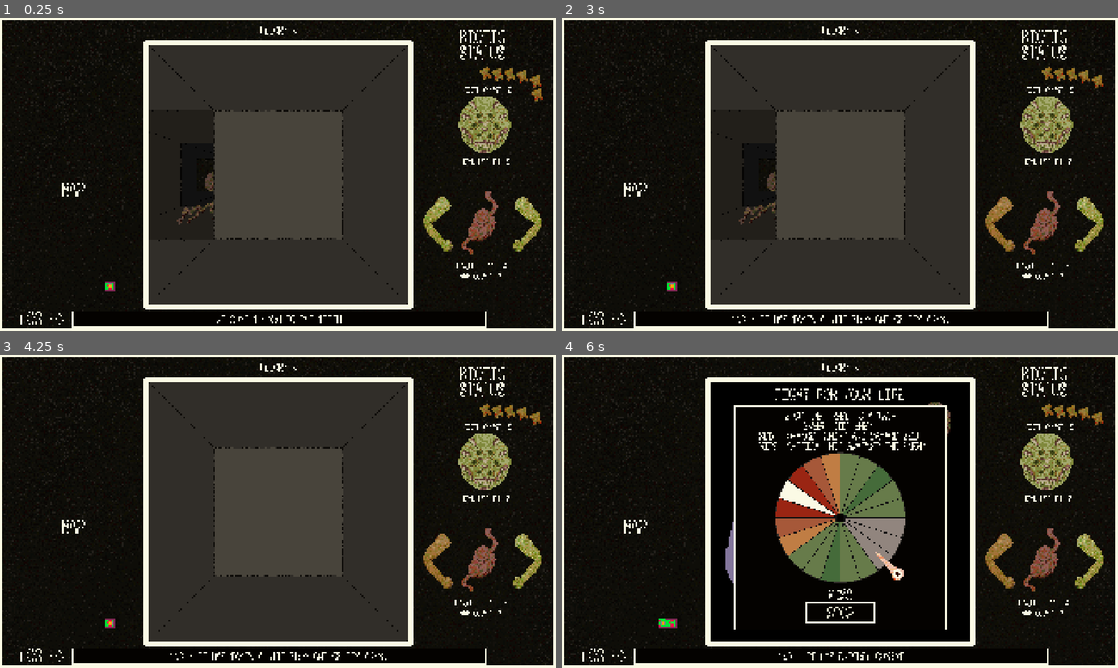
Above: before the commit, frames 1-4 (two rows, left to right).
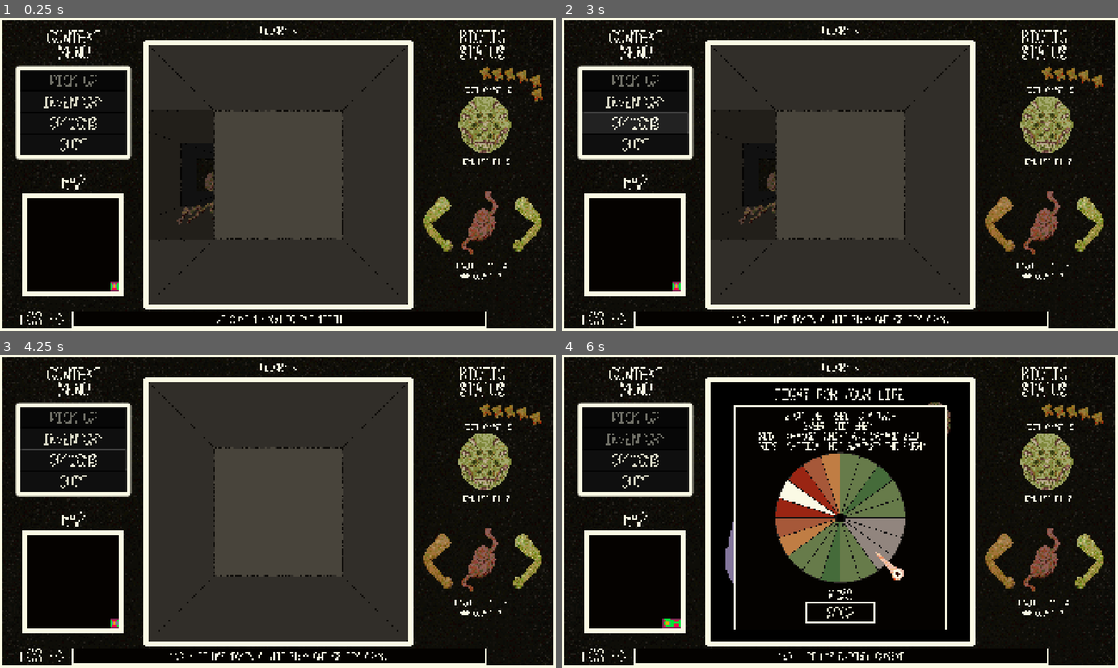
Above: after the commit, the same moments.

Repository: sym-z/arm-to-the-teeth
Game: Godot game, scene res://scenes/testing_level/testing_level.tscn
Same seed, same stepped clock (60 frames per second), same inputs: the game is played once before the commit and once after it. The project has no main scene, so this scene is started directly.
Inputs (mouse positions are in pixels of both pictures, inside the frame that each line leads up to):
- Up to frame 1 (0.25 s): no input
- Up to frame 2 (3 s): click "INVENTORY" at 0.5 s; click "EAT" at 1.25 s; click "BACK" at 2 s; click "OPTIONS" at 2.75 s
- Up to frame 3 (4.25 s): move the mouse to (400, 495) at 3.52 s; hold D (turn_right) from 3.53 s (still down); click (400, 495) at 3.67 s
- Up to frame 4 (6 s): move the mouse to (728, 527) at 4.27 s; release D (turn_right) at 4.28 s; hold S (move_back) 4.28-5 s; click (728, 527) at 4.42 s; click "ATTACK" at 5 s; click "SELECT HEAD" at 5.75 s

The runs differ from the first frame. In frame 1, 3.1% of the frame differs, in the area x 2-24%, y 3-89%; in frame 2, 4.1%; in frame 3, 3.2%; in frame 4, 3.2%.

Commit message:
Adding map border

Diff:
--- a/src/prefabs/ui/ui.tscn
+++ b/src/prefabs/ui/ui.tscn
@@ -394,6 +394,18 @@
 border_width_right = 4
 border_width_bottom = 4
 border_color = Color(0.984314, 0.980392, 0.898039, 1)
+
+[sub_resource type="StyleBoxFlat" id="StyleBoxFlat_b7xdf"]
+bg_color = Color(0.0196078, 0.00784314, 0, 1)
+border_width_left = 16
+border_width_top = 16
+border_width_right = 16
+border_width_bottom = 16
+border_color = Color(0.984314, 0.980392, 0.898039, 1)
+expand_margin_left = 16.0
+expand_margin_top = 16.0
+expand_margin_right = 16.0
+expand_margin_bottom = 16.0
 
 [node name="UI" type="CanvasLayer" node_paths=PackedStringArray("pickup_button", "inventory_button", "options_button",  …(392 unchanged characters)…
 script = ExtResource("1_gxjsb")
@@ -432,6 +444,7 @@
 root_ui = NodePath("..")
 
 [node name="Context Menu" type="CanvasLayer" parent="."]
+layer = 2
 
 [node name="Context Menu Header Container" type="MarginContainer" parent="Context Menu"]
 anchors_preset = 15
@@ -505,6 +518,7 @@
 text = "QUIT"
 
 [node name="Stat Showcase" type="CanvasLayer" parent="."]
+layer = 2
 
 [node name="TEMP TEETH" type="Label" parent="Stat Showcase"]
 offset_left = 1457.0
@@ -790,12 +804,13 @@
 vertical_alignment = 1
 
 [node name="Mini Map Layer" type="CanvasLayer" parent="."]
+layer = 2
 
 [node name="Header" type="Label" parent="Mini Map Layer"]
 offset_left = 211.0
-offset_top = 564.0
+offset_top = 538.0
 offset_right = 291.0
-offset_bottom = 617.0
+offset_bottom = 591.0
 theme_override_fonts/font = ExtResource("18_w51vb")
 theme_override_font_sizes/font_size = 53
 text = "MAP"
@@ -804,9 +819,17 @@
 
 [node name="Mini Map" parent="Mini Map Layer" node_paths=PackedStringArray("root_ui") instance=ExtResource("15_gtvwi")]
 z_index = 1
-position = Vector2(91, 637)
+position = Vector2(107, 637)
 scale = Vector2(4, 4)
 root_ui = NodePath("../..")
+
+[node name="Map Border" type="Panel" parent="Mini Map Layer"]
+offset_left = 91.0
+offset_top = 621.0
+offset_right = 411.0
+offset_bottom = 941.0
+mouse_filter = 2
+theme_override_styles/panel = SubResource("StyleBoxFlat_b7xdf")
 
 [connection signal="pressed" from="Context Menu/Context Menu Container/Button Container/Pick Up" to="." method="_on_pick_up_pressed"]
 [connection signal="pressed" from="Context Menu/Context Menu Container/Button Container/Inventory" to="." method="_on_inventory_pressed"]
--- a/src/scenes/testing_level/testing_level.tscn
+++ b/src/scenes/testing_level/testing_level.tscn
@@ -28,10 +28,11 @@
 map = NodePath("../Map")
 
 [node name="Debug Visualizer Layer" type="CanvasLayer" parent="."]
+layer = 3
 visible = false
 
 [node name="Debug Visualizer" parent="Debug Visualizer Layer" node_paths=PackedStringArray("player", "map_node") instance=ExtResource("2_tt45j")]
-position = Vector2(96, 650)
+position = Vector2(107, 637)
 scale = Vector2(4, 4)
 player = NodePath("../../Player")
 map_node = NodePath("../../Map")
Not shown: 1 places in src/prefabs/ui/ui.tscn that only renumber resources
